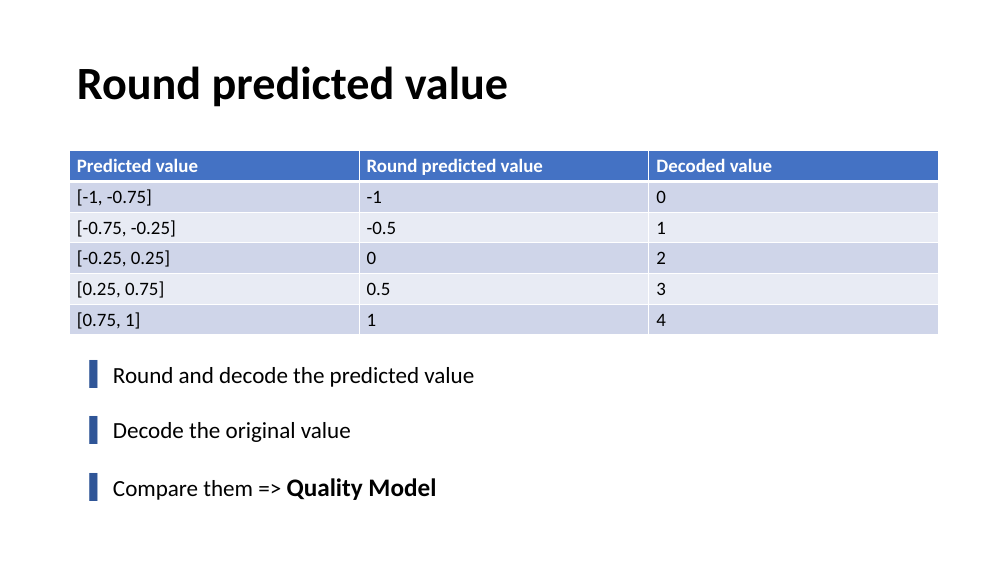
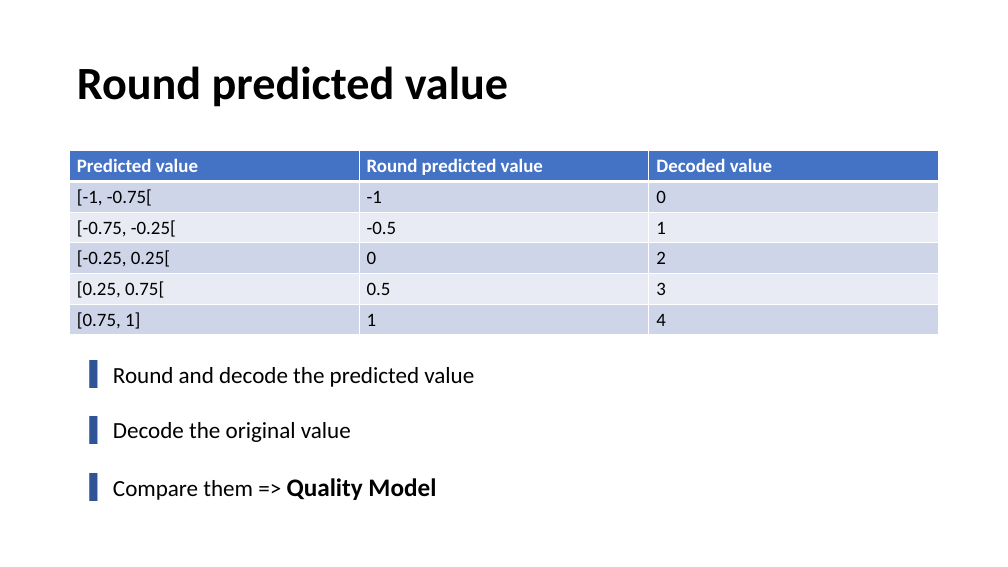
Before and after one commit to Khaledjallouli/project, a slide deck: slide 4 of Daily/sprint8/Sprint8_Review.pptx. Drawn at 1008x567 pixels with LibreOffice and Linux fonts; fonts in the diff are those of the drawing; background and template pictures are left out. Boxes give left, top, right and bottom in pixels: in the first picture for what was removed or moved away, otherwise in the second. Text is boxed around its words. In the diff, an @@ line names an element or a change of style, - is before the commit and + after.

Commit message:
Update presentation

```diff
--- a/Daily/sprint8/Sprint8_Review.pptx
+++ b/Daily/sprint8/Sprint8_Review.pptx
@@ table at box(70, 151, 938, 335) @@
-row 2, column 1: [-1, -0.75]
+row 2, column 1: [-1, -0.75[
-row 3, column 1: [-0.75, -0.25]
+row 3, column 1: [-0.75, -0.25[
-row 4, column 1: [-0.25, 0.25]
+row 4, column 1: [-0.25, 0.25[
-row 5, column 1: [0.25, 0.75]
+row 5, column 1: [0.25, 0.75[
```
Also in this commit, not shown: 2 other slides changed, 1 slide added.
